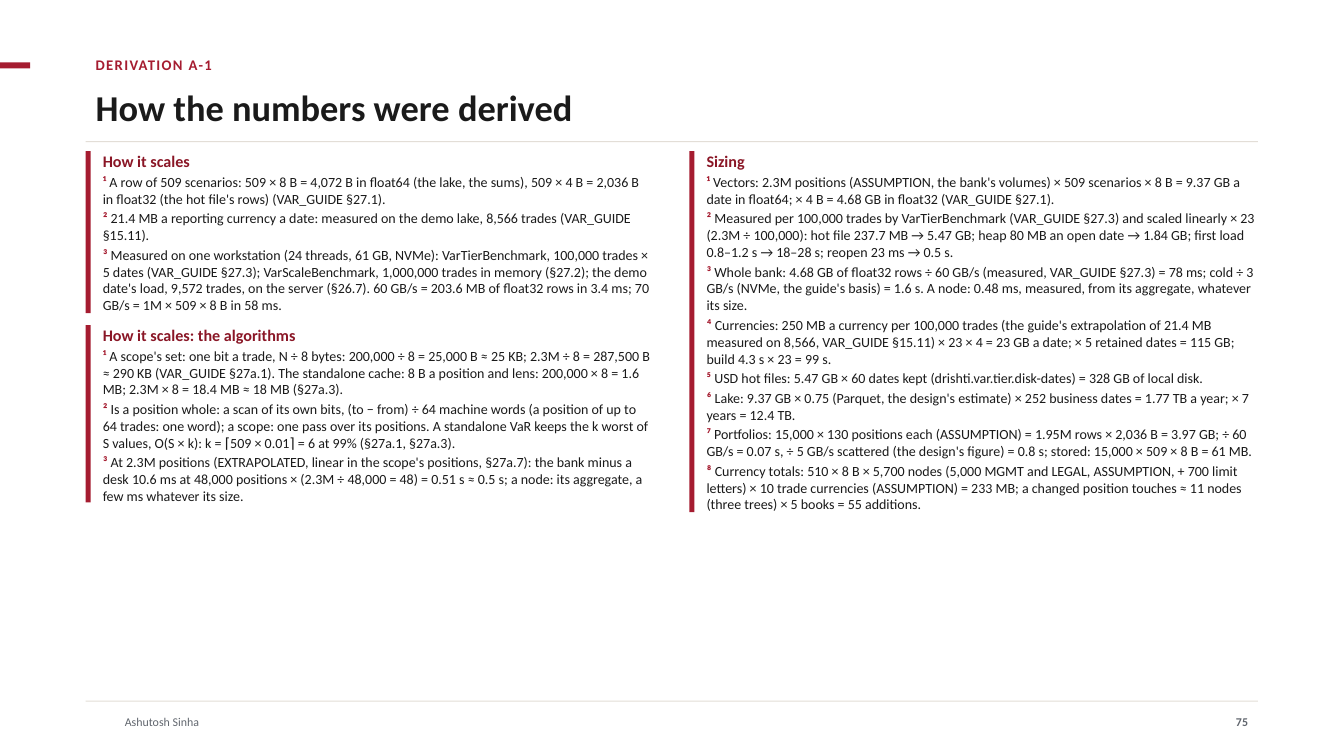
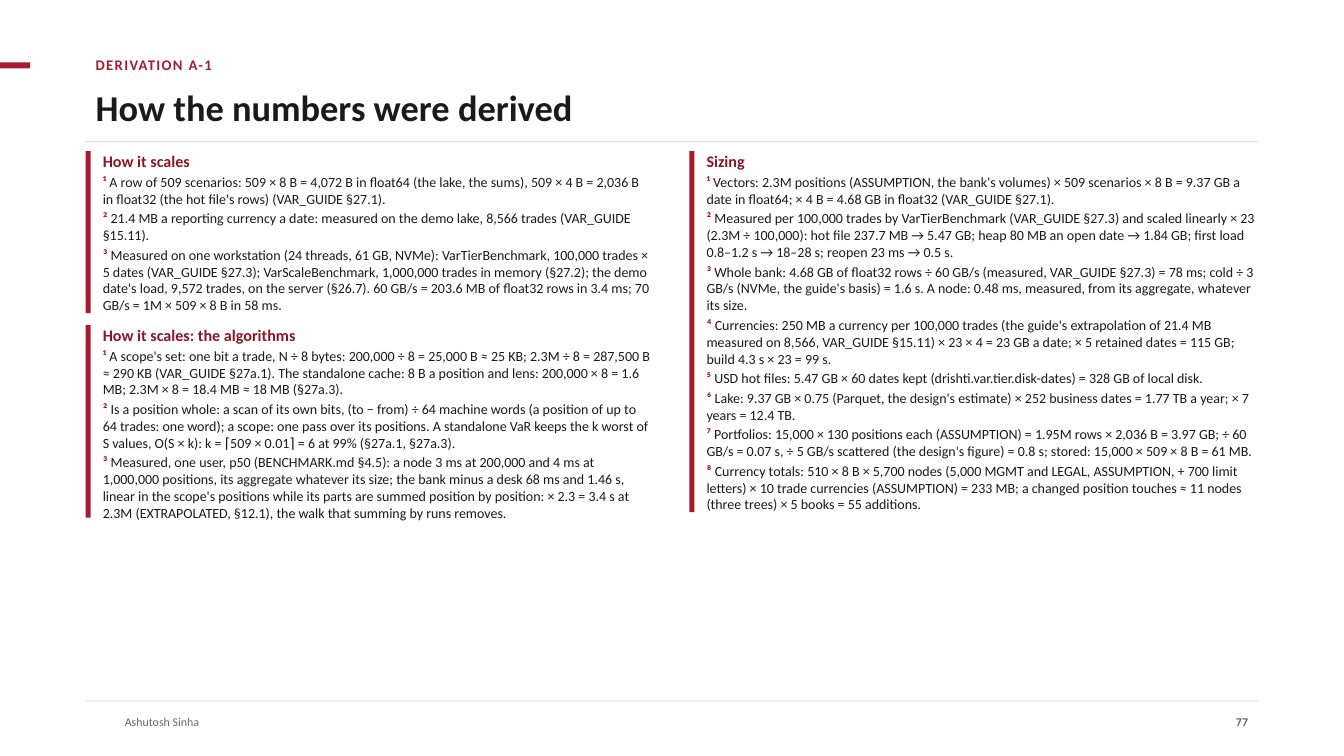
Before and after one commit to ajsinha/drishti, a slide deck: slide 77 of docs/publications/Drishti-VaR-Engine.pptx (slide 75 before the commit). Drawn at 1344x756 pixels with LibreOffice and Linux fonts; fonts in the diff are those of the drawing; background and template pictures are left out. Boxes give left, top, right and bottom in pixels: in the first picture for what was removed or moved away, otherwise in the second. Text is boxed around its words. In the diff, an @@ line names an element or a change of style, - is before the commit and + after.

Commit message:
Decks: 200,000 and 1,000,000 positions side by side (req/s, p99, first open, load, heap, RSS, disk against the formula, with the benchmark's charts); a new slide, where the time goes and what we do next; the cluster at 1M not measured on one machine

```diff
--- a/docs/publications/Drishti-VaR-Engine.pptx
+++ b/docs/publications/Drishti-VaR-Engine.pptx
@@ rectangle: place and size @@
-rectangle at (86, 326, 91, 503)
+rectangle at (86, 326, 91, 518)
@@ text at (103, 456, 629, 521): text changed @@
-³ At 2.3M positions (EXTRAPOLATED, linear in the scope's positions, §27a.7): the bank minus a desk 10.6 ms at 48,000 positions × (2.3M ÷ 48,000 = 48) = 0.51 s ≈ 0.5 s; a node: its aggregate, a few ms whatever its size.
+³ Measured, one user, p50 (BENCHMARK.md §4.5): a node 3 ms at 200,000 and 4 ms at 1,000,000 positions, its aggregate whatever its size; the bank minus a desk 68 ms and 1.46 s, linear in the scope's positions while its parts are summed position by position: × 2.3 = 3.4 s at 2.3M (EXTRAPOLATED, §12.1), the walk that summing by runs removes.
@@ page number at (1236, 718, 1248, 726): text changed @@
-75
+77
```
Also in this commit, not shown: 2 other slides changed, 2 slides added, 5 other files.
